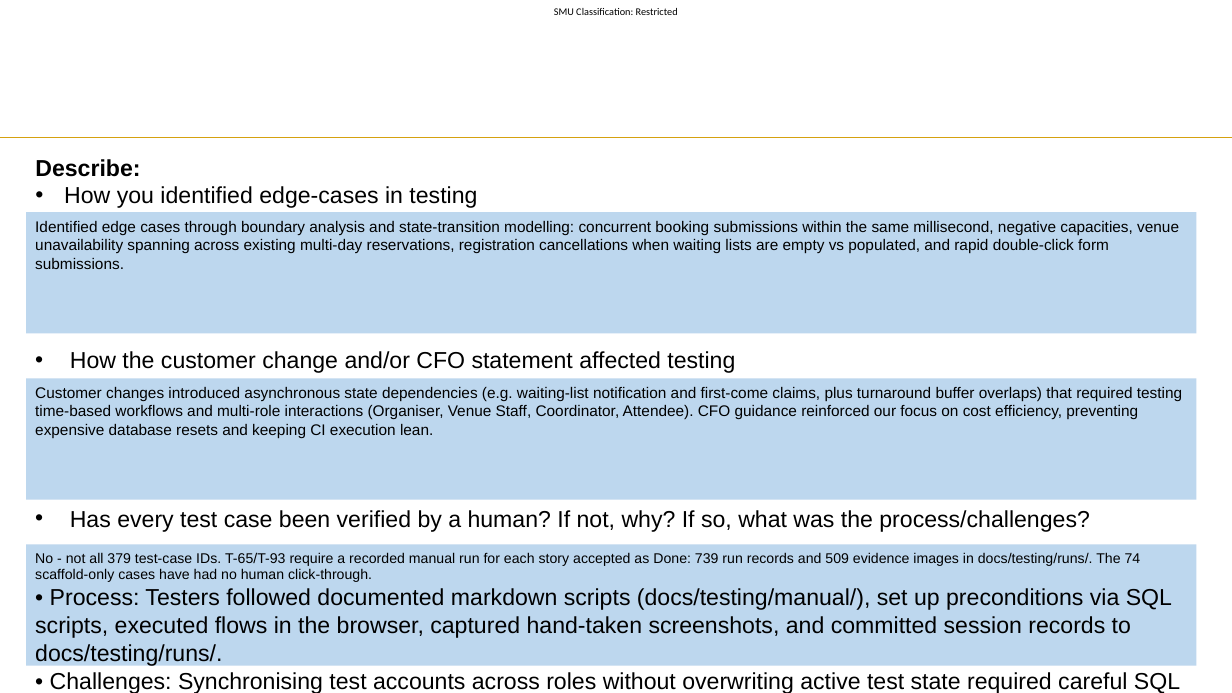
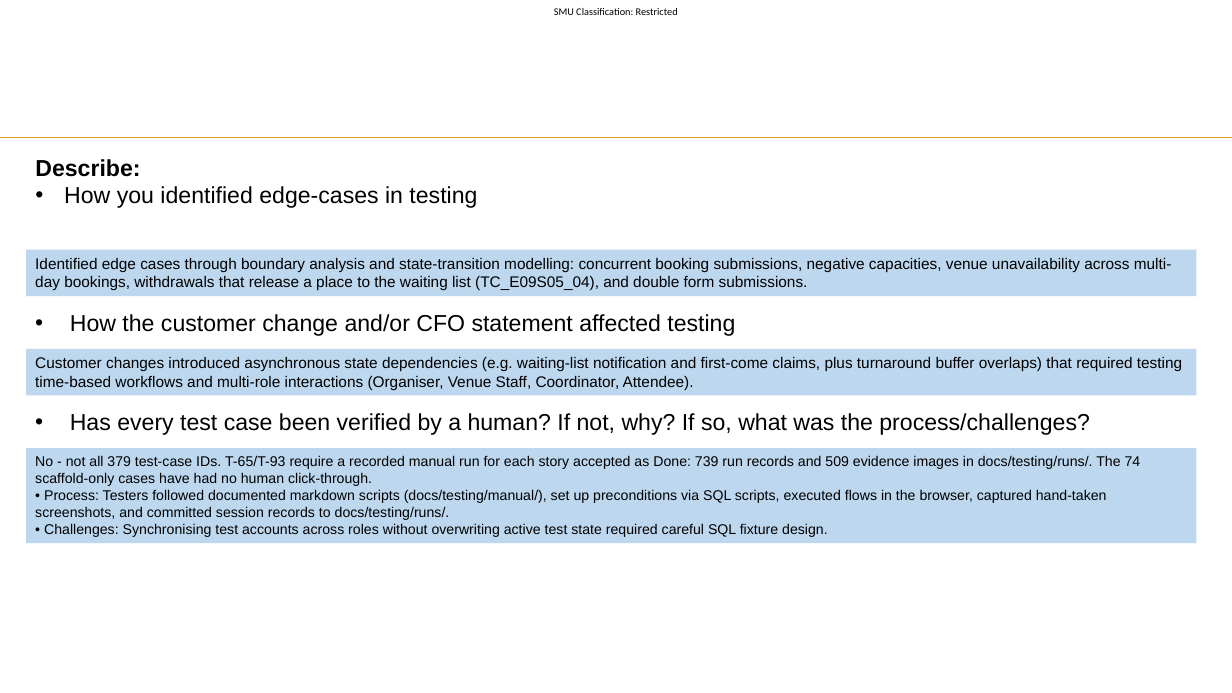
Before and after one commit to hongyime/sgConnectSphere2026, a slide deck: slide 11 of docs/slides/presentation/Week 11 Presentation.pptx. Drawn at 1232x693 pixels with LibreOffice and Linux fonts; fonts in the diff are those of the drawing; background and template pictures are left out. Boxes give left, top, right and bottom in pixels: in the first picture for what was removed or moved away, otherwise in the second. Text is boxed around its words. In the diff, an @@ line names an element or a change of style, - is before the commit and + after.

```diff
--- a/docs/slides/presentation/Week 11 Presentation.pptx
+++ b/docs/slides/presentation/Week 11 Presentation.pptx
@@ rectangle "Identified edge cases through boundary ...": place and size @@
-rectangle "Identified edge cases through boundary ..." at bbox=[26, 213, 1197, 334]
+rectangle "Identified edge cases through boundary ..." at bbox=[26, 250, 1197, 296]
@@ text in rectangle at bbox=[35, 258, 1172, 291]: text changed @@
-Identified edge cases through boundary analysis and state-transition modelling: concurrent booking submissions within the same millisecond, negative capacities, venue unavailability spanning across existing multi-day reservations, registration cancellations when waiting lists are empty vs populated, and rapid double-click form submissions.
+Identified edge cases through boundary analysis and state-transition modelling: concurrent booking submissions, negative capacities, venue unavailability across multi-day bookings, withdrawals that release a place to the waiting list (TC_E09S05_04), and double form submissions.
@@ text "How the customer change and/or ...": place and size @@
-text "How the customer change and/or ..." at bbox=[70, 351, 735, 373]
+text "How the customer change and/or ..." at bbox=[70, 314, 735, 336]
@@ rectangle "Customer changes introduced asynchronous state ...": place and size @@
-rectangle "Customer changes introduced asynchronous state ..." at bbox=[26, 378, 1197, 499]
+rectangle "Customer changes introduced asynchronous state ..." at bbox=[26, 349, 1197, 396]
@@ text in rectangle at bbox=[35, 357, 1182, 390]: text changed @@
-Customer changes introduced asynchronous state dependencies (e.g. waiting-list notification and first-come claims, plus turnaround buffer overlaps) that required testing time-based workflows and multi-role interactions (Organiser, Venue Staff, Coordinator, Attendee). CFO guidance reinforced our focus on cost efficiency, preventing expensive database resets and keeping CI execution lean.
+Customer changes introduced asynchronous state dependencies (e.g. waiting-list notification and first-come claims, plus turnaround buffer overlaps) that required testing time-based workflows and multi-role interactions (Organiser, Venue Staff, Coordinator, Attendee).
@@ text "Has every test case been ...": place and size @@
-text "Has every test case been ..." at bbox=[70, 510, 1089, 532]
+text "Has every test case been ..." at bbox=[70, 413, 1089, 435]
@@ rectangle "No - not all 379 ...": place and size @@
-rectangle "No - not all 379 ..." at bbox=[26, 544, 1197, 665]
+rectangle "No - not all 379 ..." at bbox=[26, 448, 1197, 543]
@@ text in rectangle at bbox=[35, 489, 1107, 537]: size 18 to 11 pt in "• Process: Testers followed documented markdown scripts ...", "• Challenges: Synchronising test accounts across roles ..." @@
```
Also in this commit, not shown: 11 other slides changed, 1 other file.
